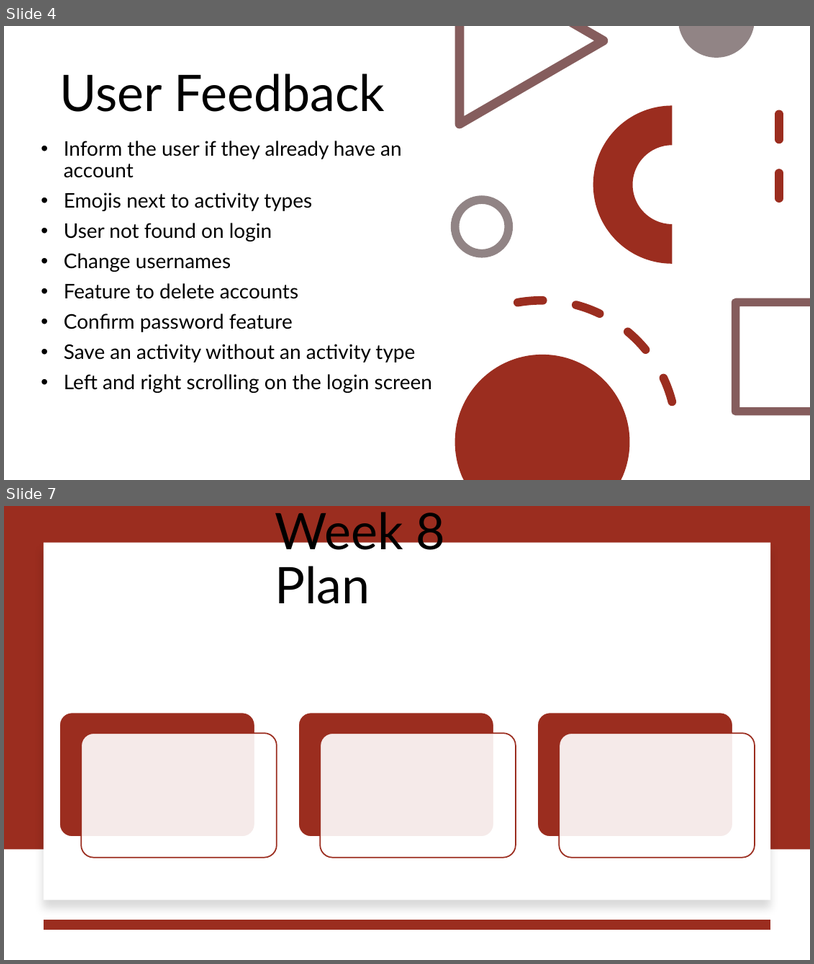
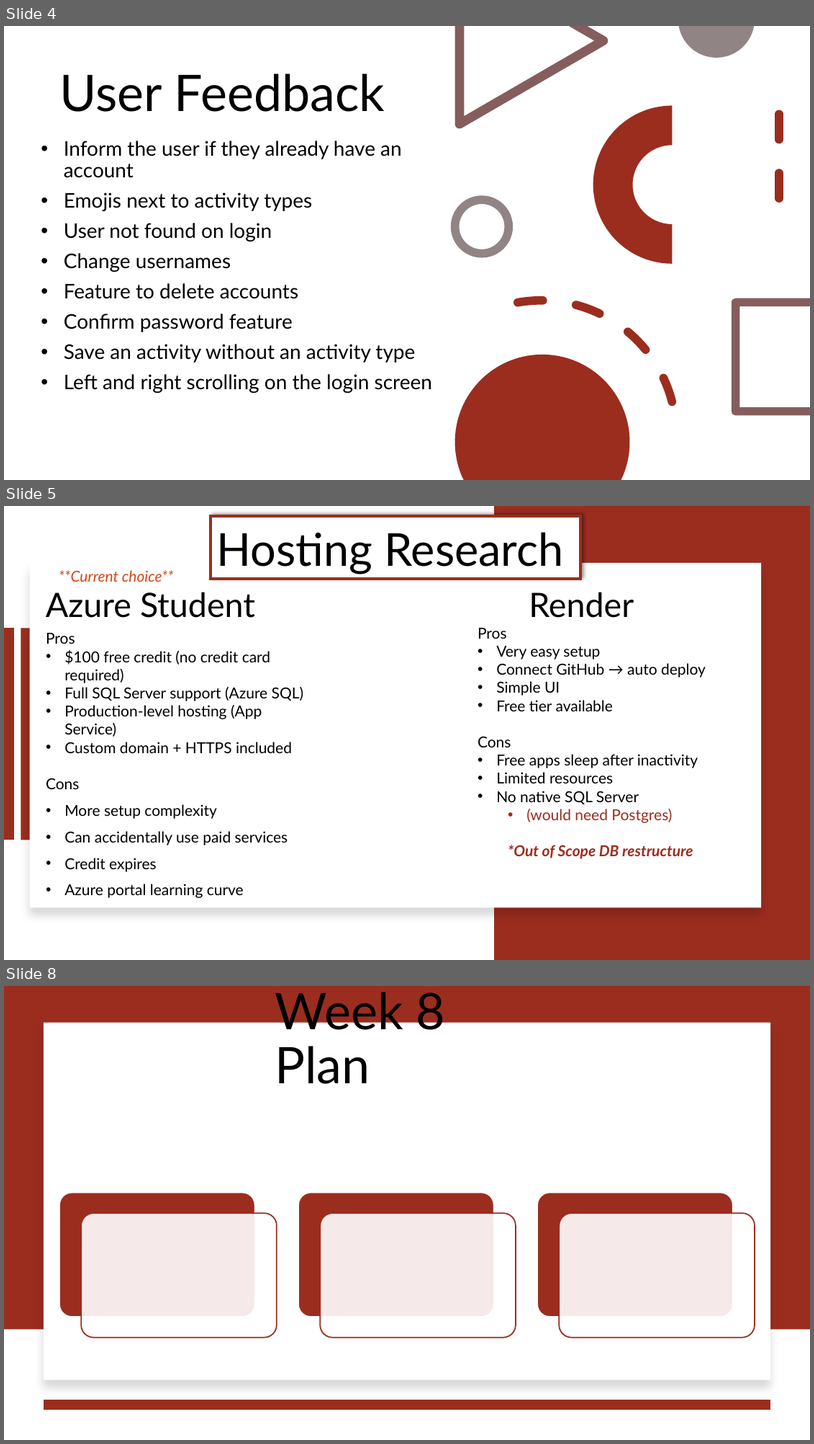
Before and after one commit to jjdeuce06/VulcanActivityTracker, a slide deck: Documentation/Weekly Report/week7/CMSC-4920-Week7-Group2.pptx. Shown one above the other, each under a label of ours: slides 4 and 7 before the commit, slides 4, 5 and 8 after it; the slides between them are not shown. The pictures are 814x964 and 814x1444 pixels, drawn with LibreOffice and Linux fonts; fonts in the diff are those of the drawing. Boxes give left, top, right and bottom in pixels: in the first picture for what was removed or moved away, otherwise in the second. Text is boxed around its words. In the diff, an @@ line names an element or a change of style, - is before the commit and + after.

```diff
--- a/Documentation/Weekly Report/week7/CMSC-4920-Week7-Group2.pptx
+++ b/Documentation/Weekly Report/week7/CMSC-4920-Week7-Group2.pptx
@@ slide 5 added at [4,506,810,960], background #FFFFFF @@
@@ title added at [211,516,581,579], fill #FFFFFF, outline #9B2D1F 3 pt, 54 pt, text #000000 @@
+Hosting Research
@@ rectangle added at [494,506,810,960], fill #9B2D1F @@
@@ rectangle added at [29,563,761,908], fill #FFFFFF @@
@@ text added at [59,570,174,582], 18 pt, text #D34817, italic @@
+**Current choice**
@@ text added at [46,592,255,618], 40 pt, text #000000 @@
+Azure Student
@@ text added at [529,592,634,618], 40 pt, text #000000 @@
+Render
@@ rectangle added at [4,628,14,839], fill #9B2D1F @@
@@ rectangle added at [21,628,31,839], fill #9B2D1F @@
@@ text added at [46,633,304,898], 18 pt, text #000000 @@
+Pros
+• $100 free credit (no credit card required)
+• Full SQL Server support (Azure SQL)
+• Production-level hosting (App Service)
+• Custom domain + HTTPS included
+Cons
+• More setup complexity
+• Can accidentally use paid services
+• Credit expires
+• Azure portal learning curve
@@ text added at [478,628,706,859], 18 pt, text #000000 @@
+Pros
+• Very easy setup
+• Connect GitHub → auto deploy
+• Simple UI
+• Free tier available
+Cons
+• Free apps sleep after inactivity
+• Limited resources
+• No native SQL Server
+  • (would need Postgres)
+  *Out of Scope DB restructure
@@ what was slide 7 is now slide 8 @@
```
Also in this commit, not shown: 2 slides changed, 1 other file.
